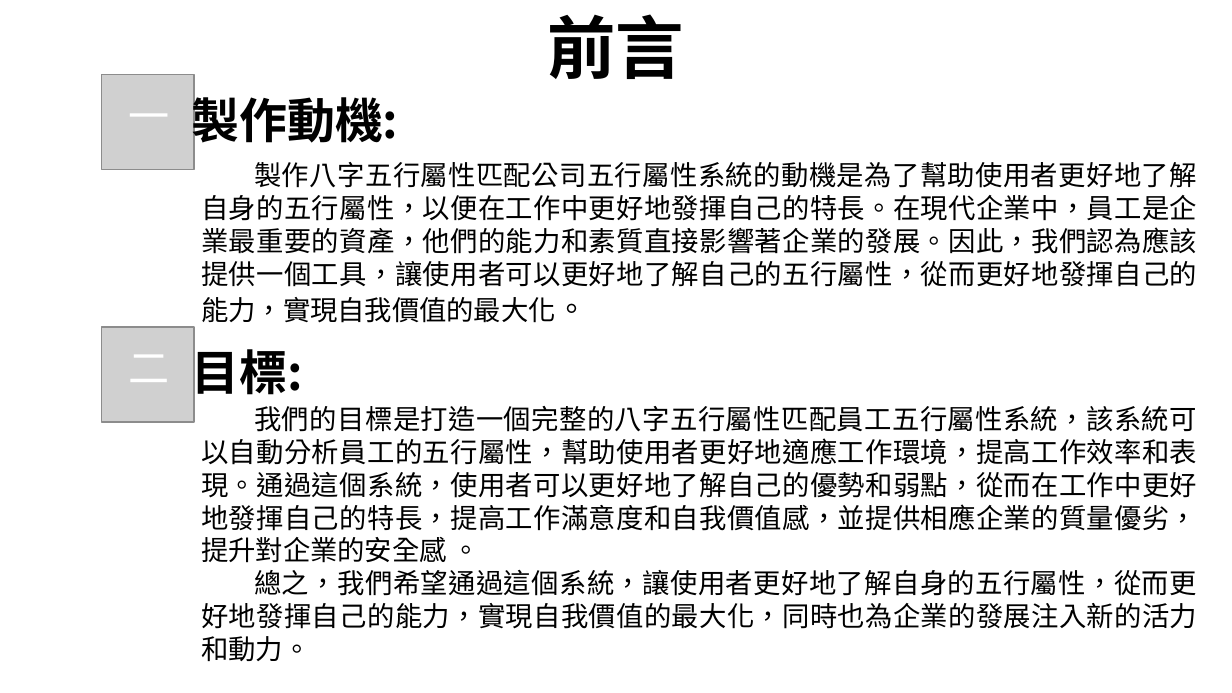
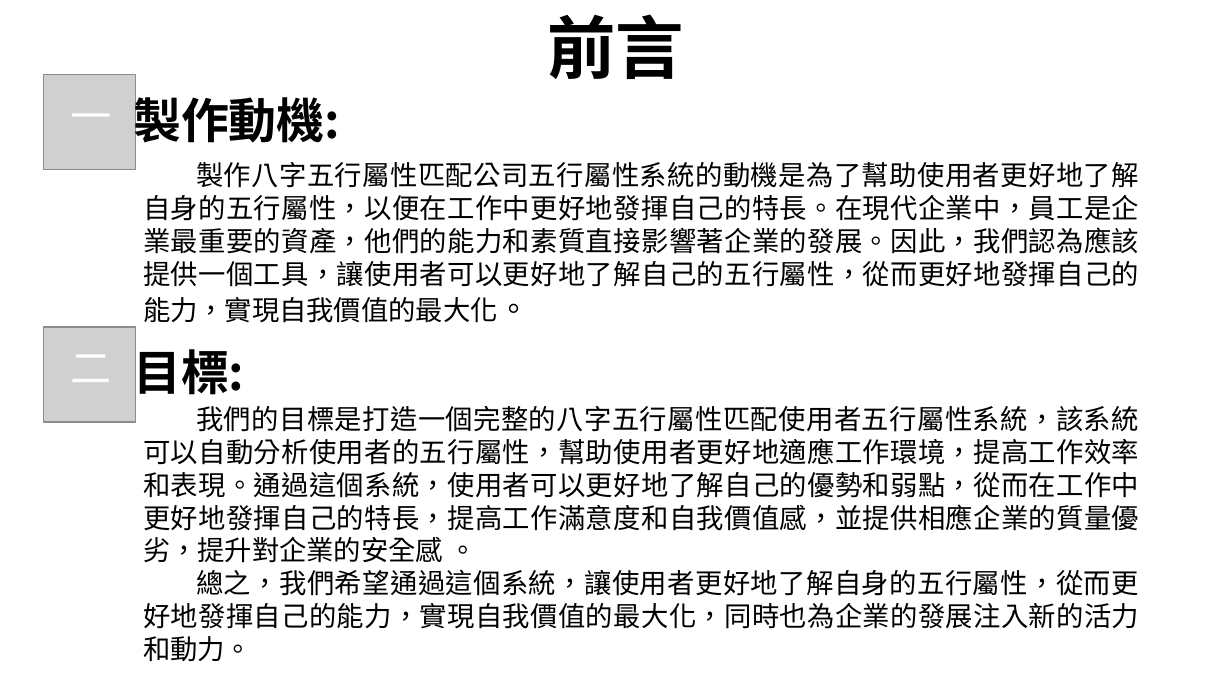
Before and after one commit to PoChiaoLin/nativityAnalysis, a slide deck: slide 3 of 套版 墨竹.pptx. Drawn at 1232x693 pixels with LibreOffice and Linux fonts; fonts in the diff are those of the drawing; grey boxes stand for pictures; background and template pictures are left out. Boxes give left, top, right and bottom in pixels: in the first picture for what was removed or moved away, otherwise in the second. Text is boxed around its words. In the diff, an @@ line names an element or a change of style, - is before the commit and + after.

```diff
--- a/套版 墨竹.pptx
+++ b/套版 墨竹.pptx
@@ 6 texts, 2 pictures: place and size @@
-6 texts, 2 pictures at box(102, 75, 1197, 661)
+6 texts, 2 pictures at box(43, 75, 1139, 661)
@@ text at box(143, 406, 1139, 563): text changed @@
-我們的目標是打造一個完整的八字五行屬性匹配員工五行屬性系統，該系統可以自動分析員工的五行屬性，幫助使用者更好地適應工作環境，提高工作效率和表現。通過這個系統，使用者可以更好地了解自己的優勢和弱點，從而在工作中更好地發揮自己的特長，提高工作滿意度和自我價值感，並提供相應企業的質量優劣，提升對企業的安全感 。
+我們的目標是打造一個完整的八字五行屬性匹配使用者五行屬性系統，該系統可以自動分析使用者的五行屬性，幫助使用者更好地適應工作環境，提高工作效率和表現。通過這個系統，使用者可以更好地了解自己的優勢和弱點，從而在工作中更好地發揮自己的特長，提高工作滿意度和自我價值感，並提供相應企業的質量優劣，提升對企業的安全感 。
```
Also in this commit, not shown: 9 other slides changed, 3 slides added, 5 other files.
